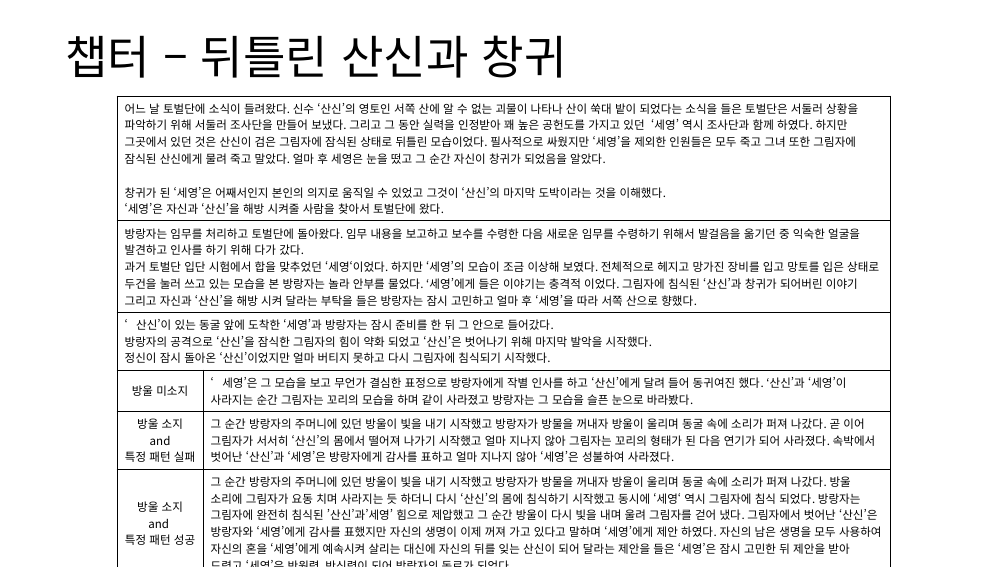
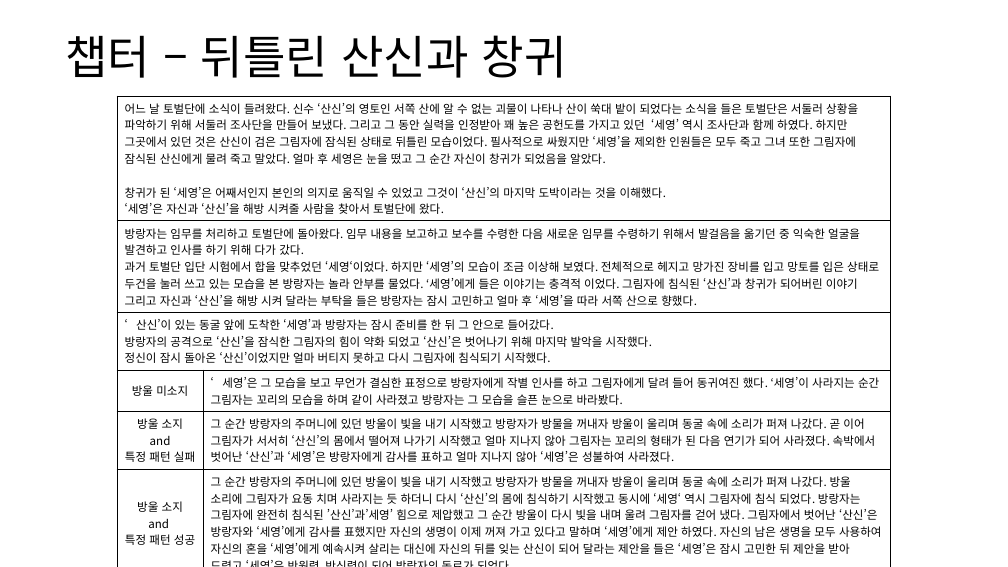
Before and after one commit to yjk0401/unityenginebasic_9th, a slide deck: slide 7 of 기획/퀘스트(메인) 기획서.pptx. Drawn at 1008x567 pixels with LibreOffice and Linux fonts; fonts in the diff are those of the drawing. Boxes give left, top, right and bottom in pixels: in the first picture for what was removed or moved away, otherwise in the second. Text is boxed around its words. In the diff, an @@ line names an element or a change of style, - is before the commit and + after.

```diff
--- a/기획/퀘스트(메인) 기획서.pptx
+++ b/기획/퀘스트(메인) 기획서.pptx
@@ table at [117, 96, 892, 558] @@
-row 4, column 2: ‘세영’은 그 모습을 보고 무언가 결심한 표정으로 방랑자에게 작별 인사를 하고 ‘산신’에게 달려 들어 동귀여진 했다. ‘산신’과 ‘세영’이 사라지는 순간 그림자는 꼬리의 모습을 하며 같이 사라졌고 방랑자는 그 모습을 슬픈 눈으로 바라봤다.
+row 4, column 2: ‘세영’은 그 모습을 보고 무언가 결심한 표정으로 방랑자에게 작별 인사를 하고 그림자에게 달려 들어 동귀여진 했다. ‘세영’이 사라지는 순간 그림자는 꼬리의 모습을 하며 같이 사라졌고 방랑자는 그 모습을 슬픈 눈으로 바라봤다.
```
Also in this commit, not shown: 1 other slide changed, 8 slides added, 1 other file.
